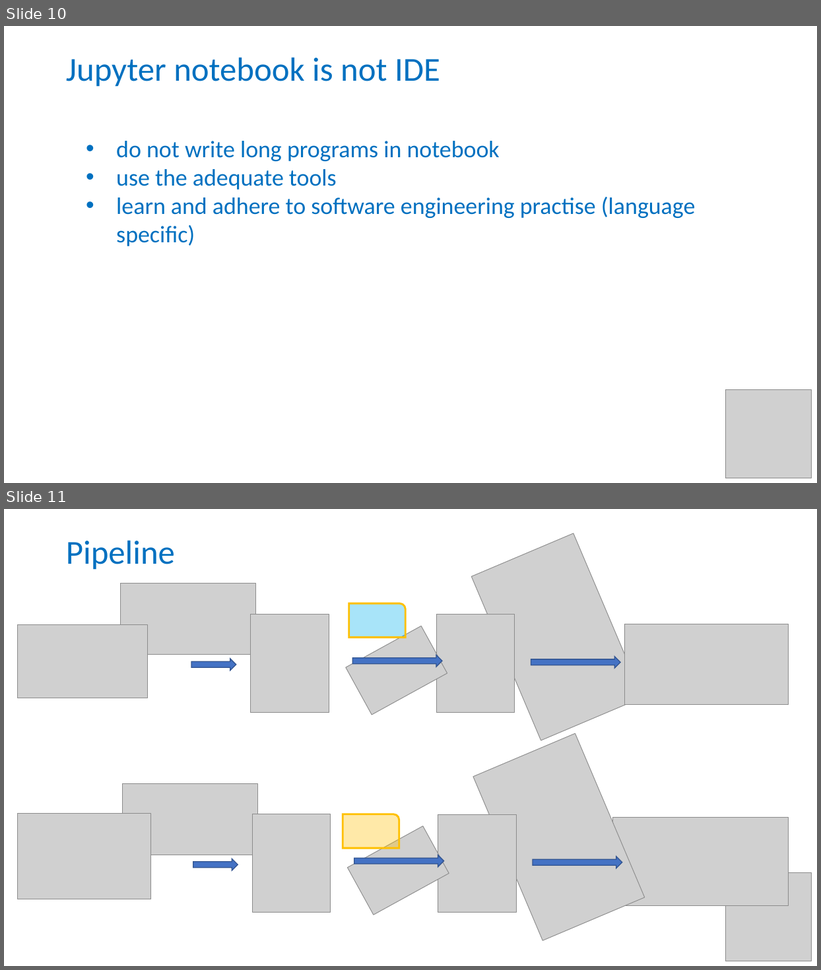
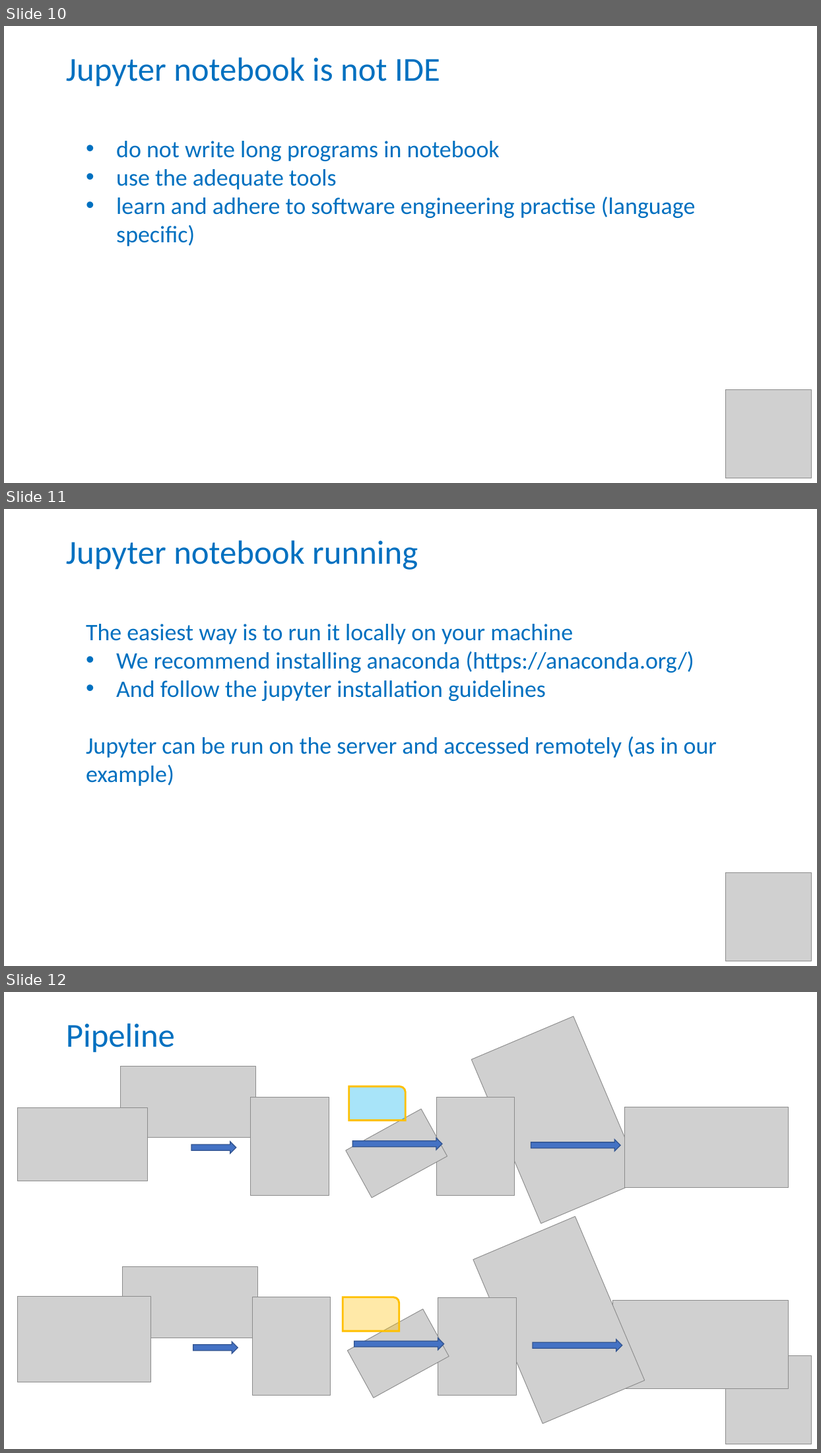
Before and after one commit to carpentries-incubator/fair-bio-practice, a slide deck: instructors/10_Reusable-analysis.pptx. Shown one above the other, each under a label of ours: slides 10 and 11 before the commit, slides 10, 11 and 12 after it. The pictures are 821x970 and 821x1453 pixels, drawn with LibreOffice and Linux fonts; fonts in the diff are those of the drawing; grey boxes stand for pictures. Boxes give left, top, right and bottom in pixels: in the first picture for what was removed or moved away, otherwise in the second. Text is boxed around its words. In the diff, an @@ line names an element or a change of style, - is before the commit and + after.

Commit message:
slide about running jupyter

```diff
--- a/instructors/10_Reusable-analysis.pptx
+++ b/instructors/10_Reusable-analysis.pptx
@@ slide 11 added at bbox=[4, 509, 817, 966], background #FFFFFF @@
@@ title added at bbox=[66, 540, 418, 570], 39.6 pt, text #0070C0 @@
+Jupyter notebook running
@@ text added at bbox=[86, 624, 717, 786], 28 pt, text #0070C0 @@
+The easiest way is to run it locally on your machine
+• We recommend installing anaconda (https://anaconda.org/)
+• And follow the jupyter installation guidelines
+Jupyter can be run on the server and accessed remotely (as in our example)
@@ picture added at bbox=[725, 873, 812, 962] @@
@@ what was slide 11 is now slide 12 @@
```
